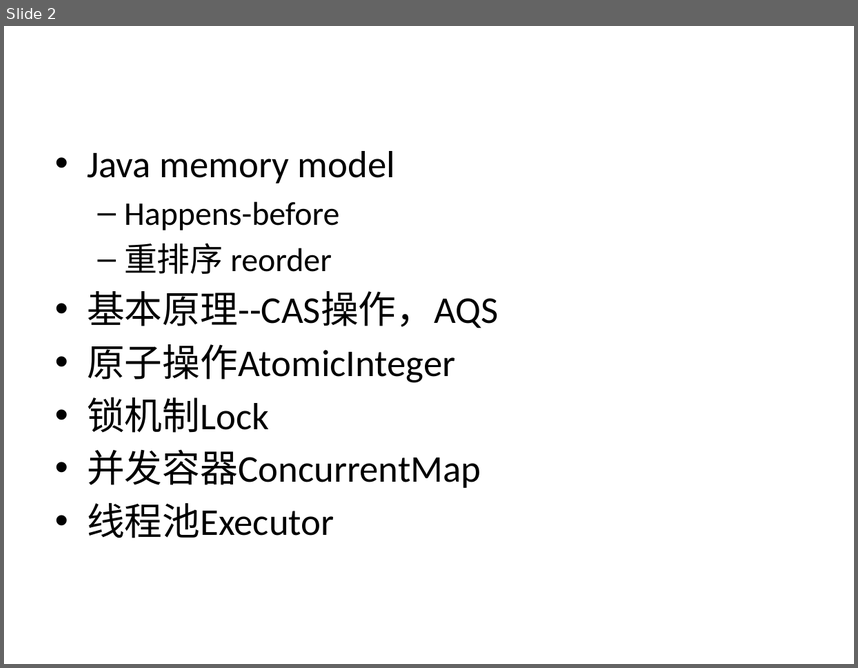
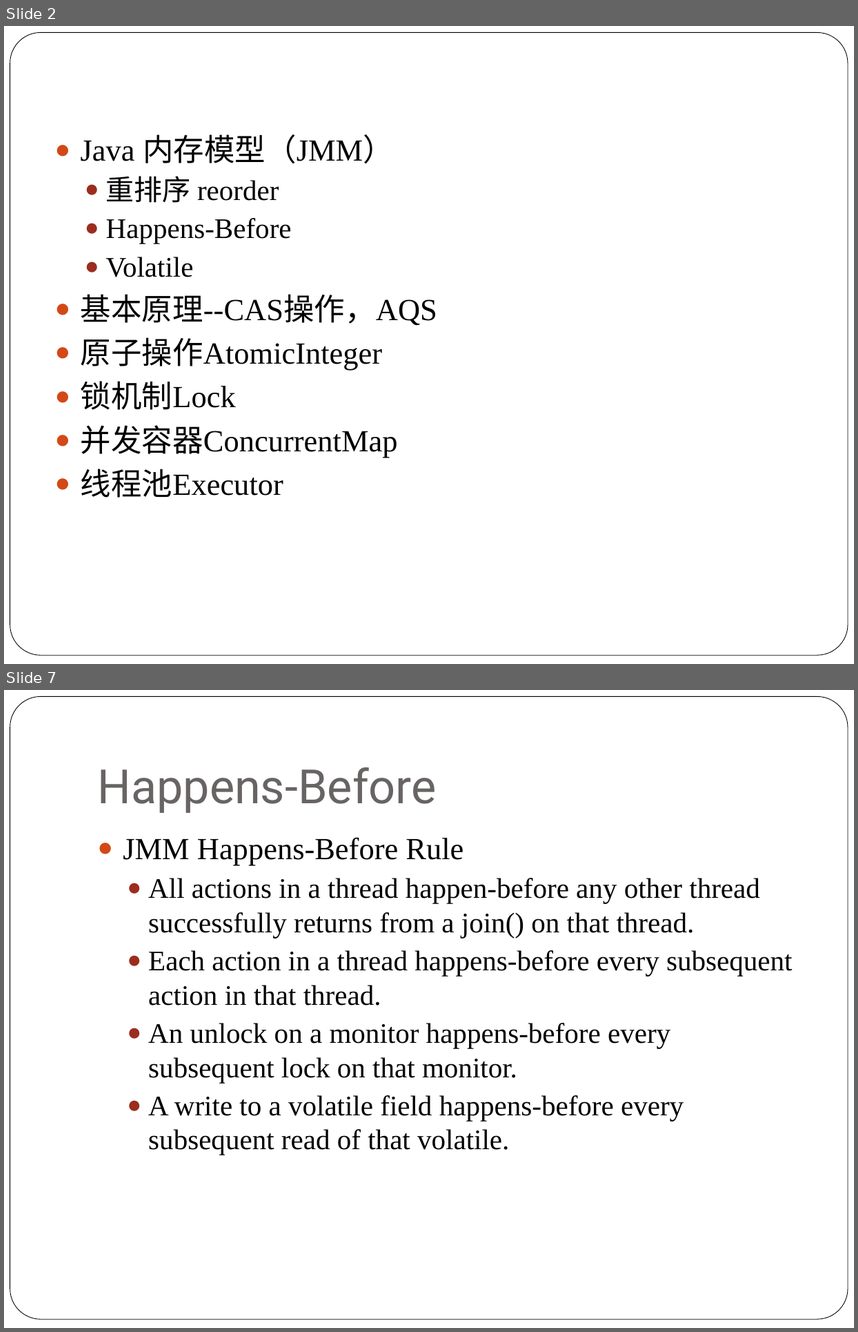
Before and after one commit to NickyQian/Practice, a slide deck: Document/Java Concurrency.pptx. Shown one above the other, each under a label of ours: slide 2 before the commit, slides 2 and 7 after it; the slides between them are not shown. The pictures are 858x668 and 858x1332 pixels, drawn with LibreOffice and Linux fonts; fonts in the diff are those of the drawing. Boxes give left, top, right and bottom in pixels: in the first picture for what was removed or moved away, otherwise in the second. Text is boxed around its words. In the diff, an @@ line names an element or a change of style, - is before the commit and + after.

```diff
--- a/Document/Java Concurrency.pptx
+++ b/Document/Java Concurrency.pptx
@@ slide 7 added at bbox=[4, 690, 854, 1328], background #FFFFFF; not listed: 1 template element that a slide beside it also shows @@
@@ title added at bbox=[97, 767, 436, 813], 40 pt, text #696464 @@
+Happens-Before
@@ text added at bbox=[123, 837, 792, 1154], 24 pt, text #000000 @@
+● JMM Happens-Before Rule
+  ● All actions in a thread happen-before any other thread successfully returns from a join() on that thread.
+  ● Each action in a thread happens-before every subsequent action in that thread.
+  ● An unlock on a monitor happens-before every subsequent lock on that monitor.
+  ● A write to a volatile field happens-before every subsequent read of that volatile.
@@ slide 2 changed as well @@
@@ rounded rectangle added at bbox=[10, 33, 848, 655], fill #FFFFFF, outline #000000 0.5 pt @@
@@ text at bbox=[81, 134, 394, 163]: text changed; size 32 to 26 pt; font Calibri to Times New Roman @@
-• Java memory model
-  – Happens-before
+● Java 内存模型（JMM）
@@ text at bbox=[81, 176, 437, 497]: size 28 to 24 pt in "重排序 reorder"; font Calibri to Times New Roman in "重排序 reorder", "基本原理--CAS操作，AQS", "原子操作AtomicInteger", "锁机制Lock" and 2 more places; size 32 to 26 pt in "基本原理--CAS操作，AQS", "原子操作AtomicInteger", "锁机制Lock", "并发容器ConcurrentMap" and 1 more places; bullet – to ●; less space between paragraphs; bullet • to ● @@
@@ text at bbox=[106, 218, 292, 277]: paragraphs added @@
+  ● Happens-Before
+  ● Volatile
```
Also in this commit, not shown: 4 other slides changed, 15 other slides added, 4 slides removed.
